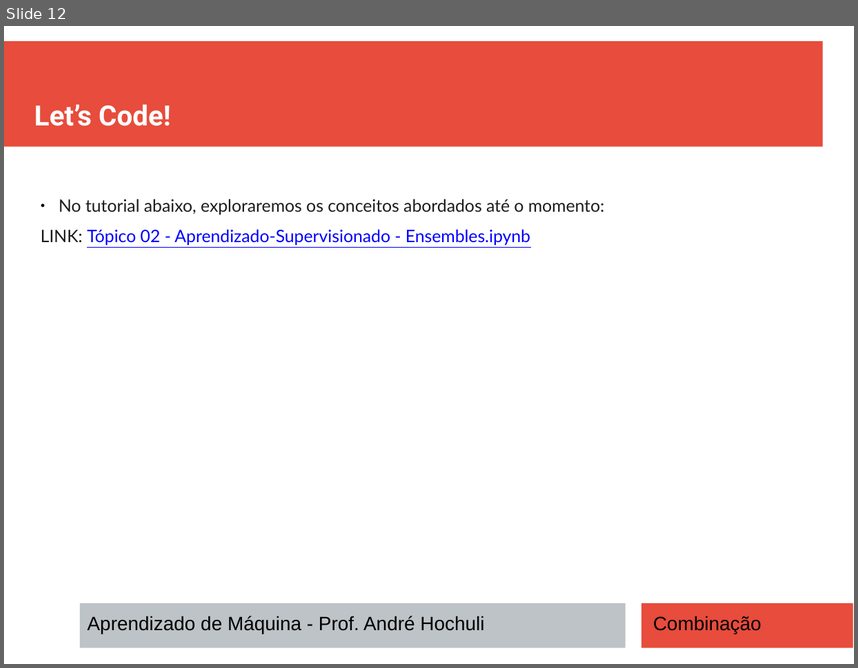
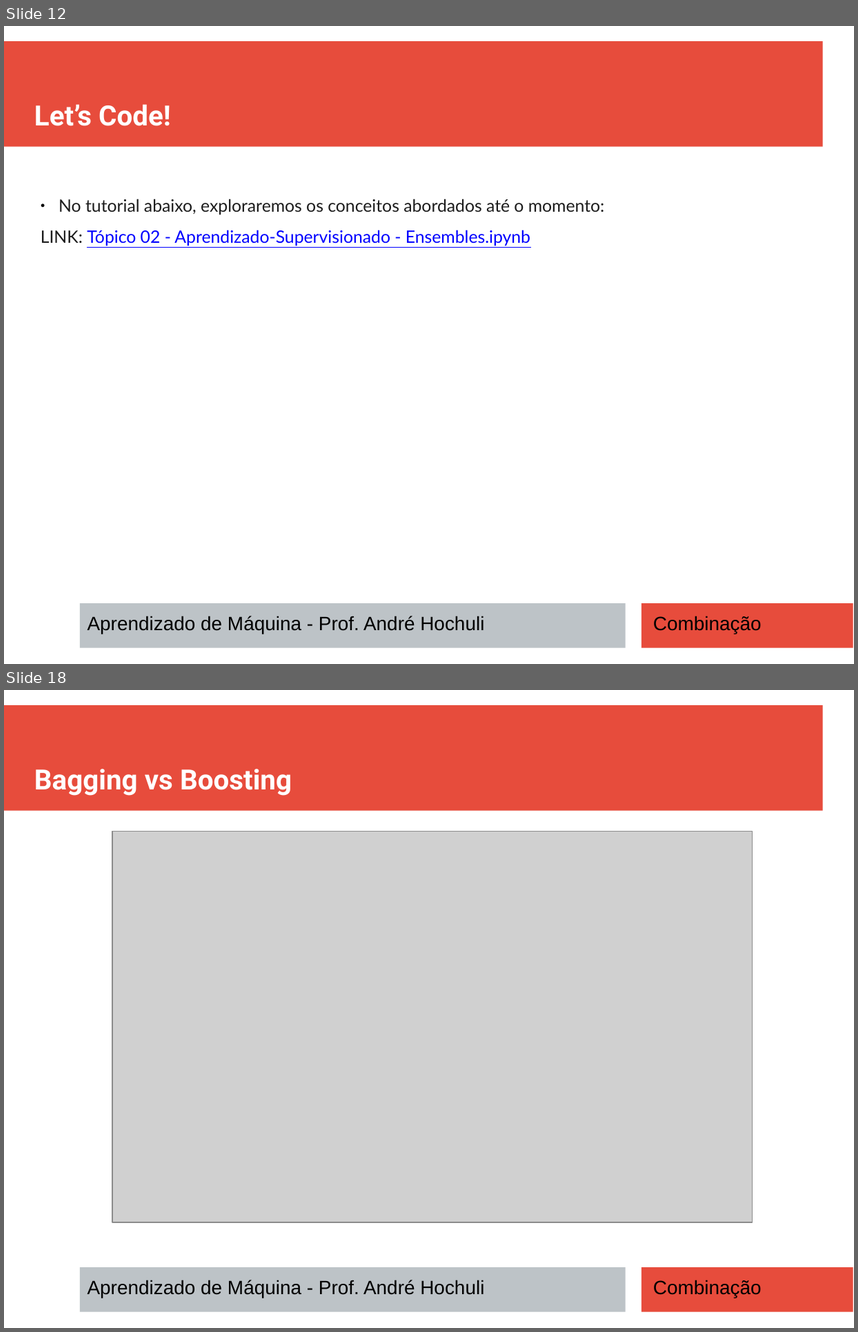
Before and after one commit to andrehochuli/teaching, a slide deck: AprendizadoMaquina/Tópico 02 - Aprendizado Supervisionado/Ensembles/Tópico 02 - Aprendizado-Supervisionado - Ensembles.pptx. Shown one above the other, each under a label of ours: slide 12 before the commit, slides 12 and 18 after it; the slides between them are not shown. The pictures are 858x668 and 858x1332 pixels, drawn with LibreOffice and Linux fonts; fonts in the diff are those of the drawing; grey boxes stand for pictures. Boxes give left, top, right and bottom in pixels: in the first picture for what was removed or moved away, otherwise in the second. Text is boxed around its words. In the diff, an @@ line names an element or a change of style, - is before the commit and + after.

```diff
--- a/AprendizadoMaquina/Tópico 02 - Aprendizado Supervisionado/Ensembles/Tópico 02 - Aprendizado-Supervisionado - Ensembles.pptx
+++ b/AprendizadoMaquina/Tópico 02 - Aprendizado Supervisionado/Ensembles/Tópico 02 - Aprendizado-Supervisionado - Ensembles.pptx
@@ slide 18 added at bbox=[4, 690, 854, 1328], background #FFFFFF; not listed: 3 template elements that a slide beside it also shows @@
@@ text added at bbox=[34, 769, 292, 796], 26 pt, text #FFFFFF, bold @@
+Bagging vs Boosting
@@ picture added at bbox=[112, 831, 752, 1222] @@
@@ text added at bbox=[87, 1279, 484, 1297], 18 pt, text #000000 @@
+Aprendizado de Máquina - Prof. André Hochuli
@@ text added at bbox=[653, 1279, 762, 1297], 18 pt, text #000000 @@
+Combinação
```
Also in this commit, not shown: 6 other slides added, 1 other file.
